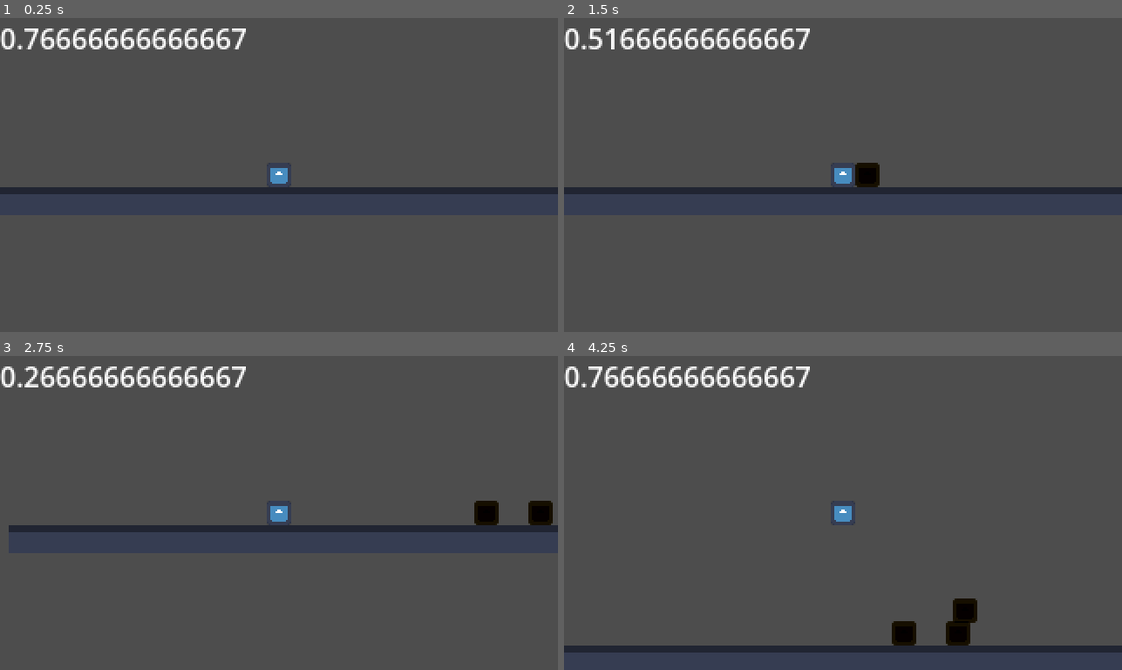
Above: before the commit, frames 1-4 (two rows, left to right).
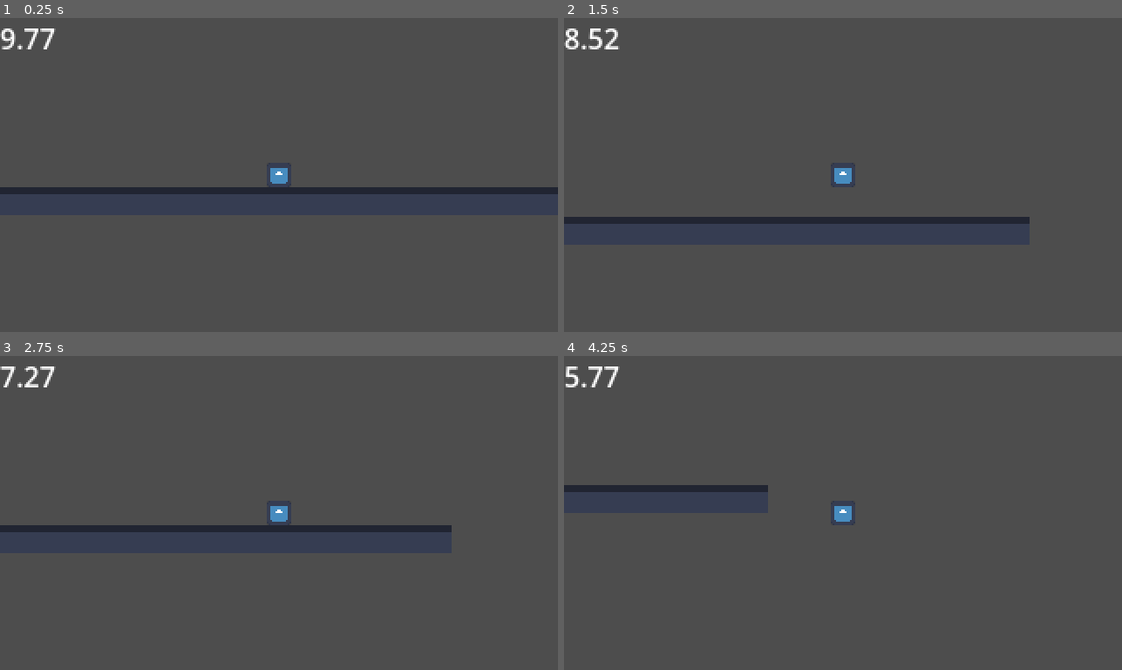
Above: after the commit, the same moments.

Repository: mannireis/gmtk
Game: Godot game, scene res://scenes/levels/testing.tscn
Same seed, same stepped clock (60 frames per second), same inputs: the game is played once before the commit and once after it. Before the commit the project has no main scene; this scene is started directly in both runs. The engine's default icon, where the game draws it, is replaced by a stand-in: a white triangle on a blue panel in a dark square.
Inputs (mouse positions are in pixels of both pictures, inside the frame that each line leads up to):
- Up to frame 1 (0.25 s): no input
- Up to frame 2 (1.5 s): tap Enter at 0.5 s; move the mouse to (965, 159) at 0.52 s; hold D (Right) from 0.53 s (still down); tap Alt at 0.6 s; click (965, 159) at 0.67 s; tap Space (Jump) at 0.77 s; move the mouse to (731, 190) at 1.27 s; tap Shift at 1.35 s
- Up to frame 3 (2.75 s): tap Space (Jump) at 1.52 s; move the mouse to (334, 443) at 2.02 s; release D (Right) at 2.03 s; hold A (Left) from 2.03 s (still down); tap Alt at 2.1 s
- Up to frame 4 (4.25 s): move the mouse to (815, 575) at 2.77 s; release A (Left) at 2.78 s; hold D (Right) from 2.78 s (still down); tap Shift at 2.85 s; click (815, 575) at 2.92 s; tap Space (Jump) at 3.02, 3.77 s; move the mouse to (1010, 560) at 3.52 s; tap Alt at 3.6 s

The runs differ from the first frame. In frame 1, 1.5% of the frame differs, in the area x 0-45%, y 3-10%; in frame 2, 5.9%, in the area x 0-100%, y 3-66%; in frame 3, 2.6%; in frame 4, 5.5%.

Commit message:
chore: cleanup

Diff:
--- a/project.godot
+++ b/project.godot
@@ -11,6 +11,7 @@
 [application]
 
 config/name="gmtk"
+run/main_scene="uid://vq4wbvyaj30e"
 config/features=PackedStringArray("4.6", "GL Compatibility")
 config/icon="res://icon.svg"
 
@@ -22,6 +23,10 @@
 window/size/window_width_override=1280
 window/size/window_height_override=720
 window/stretch/mode="viewport"
+
+[editor_plugins]
+
+enabled=PackedStringArray("res://addons/godot_super-wakatime/plugin.cfg")
 
 [input]
 
--- a/scenes/levels/base_level.tscn
+++ b/scenes/levels/base_level.tscn
@@ -1,6 +1,22 @@
 [gd_scene format=3 uid="uid://bhrdrkr1fcxqb"]
 
 [ext_resource type="Script" uid="uid://cjlfy0yecqp8x" path="res://scripts/level/base_level.gd" id="1_md458"]
+[ext_resource type="PackedScene" uid="uid://dyxyd7brailkq" path="res://scenes/player/main.tscn" id="2_uk53i"]
+[ext_resource type="PackedScene" uid="uid://xs4ea8ecld6m" path="res://scenes/ui/hud.tscn" id="3_ukglk"]
 
 [node name="BaseLevel" type="Node2D" unique_id=379576062]
 script = ExtResource("1_md458")
+
+[node name="CharacterBody2D" parent="." unique_id=1003857398 instance=ExtResource("2_uk53i")]
+
+[node name="Camera2D" type="Camera2D" parent="CharacterBody2D" unique_id=838095642]
+
+[node name="DeathTimer" type="Timer" parent="." unique_id=1146644864]
+wait_time = 10.0
+one_shot = true
+
+[node name="HUD" parent="." unique_id=1532659558 instance=ExtResource("3_ukglk")]
+
+[connection signal="death_timer_timed_out" from="." to="." method="_on_death_timer_timed_out"]
+[connection signal="player_respawned" from="CharacterBody2D" to="." method="_on_character_body_2d_player_respawned"]
+[connection signal="timeout" from="DeathTimer" to="." method="_on_death_timer_timeout"]
--- a/scenes/levels/testing.tscn
+++ b/scenes/levels/testing.tscn
@@ -1,10 +1,9 @@
 [gd_scene format=4 uid="uid://vq4wbvyaj30e"]
 
-[ext_resource type="Script" uid="uid://cjlfy0yecqp8x" path="res://scripts/level/base_level.gd" id="1_3mgey"]
+[ext_resource type="PackedScene" uid="uid://bhrdrkr1fcxqb" path="res://scenes/levels/base_level.tscn" id="1_i1vqv"]
 [ext_resource type="Texture2D" uid="uid://bc1ayuixxupfe" path="res://icon.svg" id="1_whlnt"]
-[ext_resource type="PackedScene" uid="uid://dyxyd7brailkq" path="res://scenes/player/main.tscn" id="2_i1vqv"]
 
-[sub_resource type="TileSetAtlasSource" id="TileSetAtlasSource_x2n3b"]
+[sub_resource type="TileSetAtlasSource" id="TileSetAtlasSource_3mgey"]
 texture = ExtResource("1_whlnt")
 0:0/0 = 0
 0:0/0/physics_layer_0/polygon_0/points = PackedVector2Array(-8, -8, 8, -8, 8, 8, -8, 8)
@@ -135,23 +134,16 @@
 7:7/0 = 0
 7:7/0/physics_layer_0/polygon_0/points = PackedVector2Array(-8, -8, 8, -8, 8, 8, -8, 8)
 
-[sub_resource type="TileSet" id="TileSet_mouox"]
+[sub_resource type="TileSet" id="TileSet_x2n3b"]
 physics_layer_0/collision_layer = 1
-sources/0 = SubResource("TileSetAtlasSource_x2n3b")
+sources/0 = SubResource("TileSetAtlasSource_3mgey")
 
-[node name="Level" type="Node2D" unique_id=1176676406 node_paths=PackedStringArray("spawn_point")]
-script = ExtResource("1_3mgey")
+[node name="BaseLevel" unique_id=379576062 node_paths=PackedStringArray("spawn_point") instance=ExtResource("1_i1vqv")]
 spawn_point = NodePath("SpawnPoint")
-metadata/_custom_type_script = "uid://cjlfy0yecqp8x"
 
-[node name="TileMapLayer" type="TileMapLayer" parent="." unique_id=1209416019]
+[node name="TileMapLayer" type="TileMapLayer" parent="." index="3" unique_id=1552576812]
 tile_map_data = PackedByteArray("AAD9/wEAAAADAAAAAAD+/wEAAAABAAAAAAD//wEAAAACAAAAAAAAAAEAAAADAAAAAAABAAEAAAAEAAAAAAACAA …(384 unchanged characters)…
-tile_set = SubResource("TileSet_mouox")
+tile_set = SubResource("TileSet_x2n3b")
 
-[node name="SpawnPoint" type="Marker2D" parent="." unique_id=809938685]
-position = Vector2(-36, -89)
-
-[node name="CharacterBody2D" parent="." unique_id=1003857398 instance=ExtResource("2_i1vqv")]
-position = Vector2(-34, -7)
-
-[node name="Camera2D" type="Camera2D" parent="CharacterBody2D" unique_id=1970490747]
+[node name="SpawnPoint" type="Marker2D" parent="." index="4" unique_id=755381606]
+position = Vector2(-58, -5)
--- a/scenes/player/main.tscn
+++ b/scenes/player/main.tscn
@@ -6,6 +6,9 @@
 
 [sub_resource type="RectangleShape2D" id="RectangleShape2D_s4h7g"]
 size = Vector2(14, 14)
+
+[sub_resource type="RectangleShape2D" id="RectangleShape2D_5l0vc"]
+size = Vector2(14, 3)
 
 [node name="CharacterBody2D" type="CharacterBody2D" unique_id=1003857398]
 script = ExtResource("1_s4h7g")
@@ -27,13 +30,12 @@
 wait_time = 0.12
 one_shot = true
 
-[node name="DeathTimer" type="Timer" parent="." unique_id=1272719789]
-one_shot = true
+[node name="HeadArea" type="Area2D" parent="." unique_id=1836950542]
+collision_layer = 3
 
-[node name="CanvasLayer" type="CanvasLayer" parent="." unique_id=1245967479]
+[node name="CollisionShape2D" type="CollisionShape2D" parent="HeadArea" unique_id=1798758964]
+position = Vector2(0, -5.5)
+shape = SubResource("RectangleShape2D_5l0vc")
 
-[node name="Label" type="Label" parent="CanvasLayer" unique_id=294717959]
-offset_right = 40.0
-offset_bottom = 23.0
-
-[connection signal="timeout" from="DeathTimer" to="." method="_on_death_timer_timeout"]
+[connection signal="body_entered" from="HeadArea" to="." method="_on_head_area_body_entered"]
+[connection signal="body_exited" from="HeadArea" to="." method="_on_head_area_body_exited"]
--- /dev/null
+++ b/scenes/ui/hud.gd
@@ -0,0 +1,8 @@
+extends CanvasLayer
+
+
+@onready var timer_label: Label = $Timer
+
+
+func set_timer_label(time_left: float):
+	timer_label.text = "%s" % snapped(time_left, 0.01)
--- /dev/null
+++ b/scenes/ui/hud.tscn
@@ -0,0 +1,10 @@
+[gd_scene format=3 uid="uid://xs4ea8ecld6m"]
+
+[ext_resource type="Script" uid="uid://ccul8jgyac5rd" path="res://scenes/ui/hud.gd" id="1_0mwgc"]
+
+[node name="HUD" type="CanvasLayer" unique_id=1532659558]
+script = ExtResource("1_0mwgc")
+
+[node name="Timer" type="Label" parent="." unique_id=160032256]
+offset_right = 40.0
+offset_bottom = 23.0
--- a/scripts/level/base_level.gd
+++ b/scripts/level/base_level.gd
@@ -1,7 +1,30 @@
 class_name Level
 extends Node2D
 
+signal death_timer_timed_out
+
 @export var spawn_point: Marker2D
+
+@onready var player = $CharacterBody2D
+@onready var death_timer = $DeathTimer
+@onready var hud = $HUD
+
+
+func _ready() -> void:
+	death_timer.start()
+
+
+func _physics_process(delta: float) -> void:
+	hud.set_timer_label(death_timer.time_left)
+
 
 func _get_spawn_point() -> Vector2:
 	return spawn_point.global_position
+
+
+func _on_death_timer_timeout() -> void:
+	player._respawn()
+
+
+func _on_character_body_2d_player_respawned() -> void:
+	death_timer.start()
--- a/scripts/plaer/main.gd
+++ b/scripts/plaer/main.gd
@@ -1,8 +1,12 @@
 extends CharacterBody2D
 
-@onready var death_timer: Timer = $DeathTimer
+
+signal player_respawned
+
+
 @onready var coyote_timer: Timer = $CoyoteTimer
 @onready var jump_buffer_timer: Timer = $JumpBufferTimer
+@onready var head_area = $HeadArea
 
 @export var corpse_scene: PackedScene
 
@@ -21,14 +25,10 @@
 
 func _ready() -> void:
 	var level := get_tree().current_scene as Level
-	death_timer.start()
 	if level:
 		spawn_point = level._get_spawn_point()
 
 func _physics_process(delta: float) -> void:
-	$CanvasLayer/Label.text = str(death_timer.time_left)
-
-
 	var x_input: float = Input.get_axis("Left", "Right")
 	var velocity_weight: float = delta * (accelaration if x_input else friction)
 	velocity.x = lerp(velocity.x, x_input * max_speed, velocity_weight)
@@ -59,9 +59,17 @@
 
 	move_and_slide()
 
+	for i in get_slide_collision_count():
+		var collision = get_slide_collision(i)
+		var collider = collision.get_collider()
+
+		if collider is RigidBody2D:
+			collider.apply_central_impulse(-collision.get_normal() * 14)
+
 
 func _spawn_corpse() -> void:
 	# We need to create a scene that is called corpse that is a RigidBody2D and then spawn that scene in the players location - maddy [X]
+	# players location works but please don't spawn it there lmao - it blasts it away lol, instead we need to send a signal to main
 	print("spawning corpse")
 	var corpse = corpse_scene.instantiate()
 	corpse.global_position = global_position
@@ -72,8 +80,19 @@
 	_spawn_corpse()
 	global_position = spawn_point
 	velocity = Vector2.ZERO
-	death_timer.start()
+	player_respawned.emit()
 
 
-func _on_death_timer_timeout() -> void:
-	_respawn()
+## not really sure what this does tbh, found it in a tutorial. feel free to remove x -mart
+func _on_head_area_body_exited(body: Node2D) -> void:
+	if body.is_in_group("on_top"):
+		body.set_collision_layer_value(1, true)
+		body.set_collision_layer_value(2, false)
+		body.remove_from_group("on_top")
+
+
+func _on_head_area_body_entered(body: Node2D) -> void:
+	if body is RigidBody2D and not body.is_in_group("on_top"):
+		body.set_collision_layer_value(2, true)
+		body.set_collision_layer_value(1, false)
+		body.add_to_group("on_top")
Not shown, added: addons/godot_super-wakatime/api_key_prompt.tscn
Not shown, added: addons/godot_super-wakatime/counter.tscn
Not shown, added: addons/godot_super-wakatime/decompressor.gd
Not shown, added: addons/godot_super-wakatime/decompressor.gd.uid
Not shown, added: addons/godot_super-wakatime/godot_super-wakatime.gd
Not shown, added: addons/godot_super-wakatime/godot_super-wakatime.gd.uid
Not shown, added: addons/godot_super-wakatime/plugin.cfg
Not shown, added: addons/godot_super-wakatime/utils.gd
Not shown, added: addons/godot_super-wakatime/utils.gd.uid
Not shown, added: scenes/ui/hud.gd.uid
Not shown, added: addons/godot_super-wakatime/LICENSE
Not shown, added: addons/godot_super-wakatime/README.md
